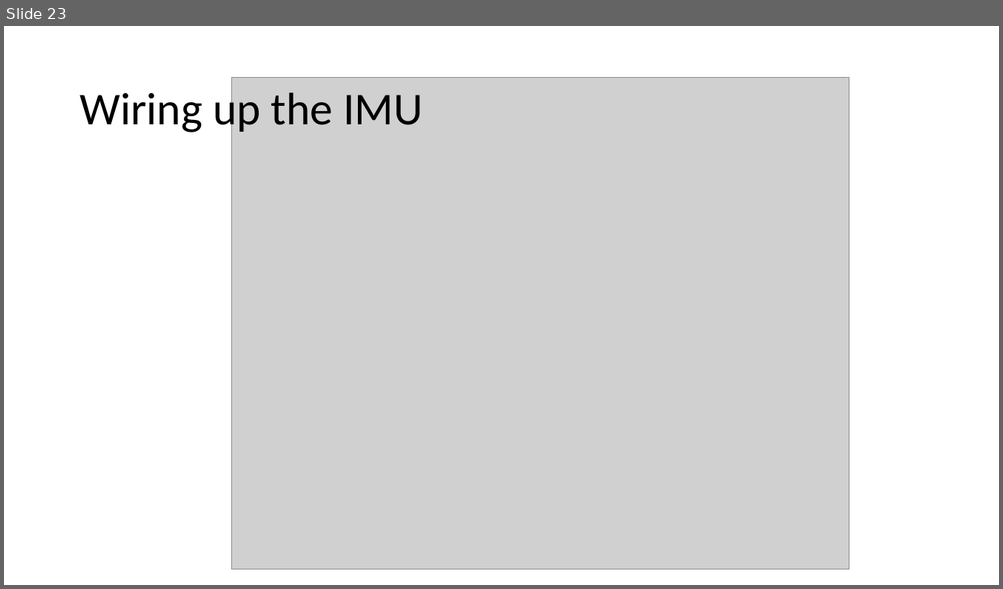
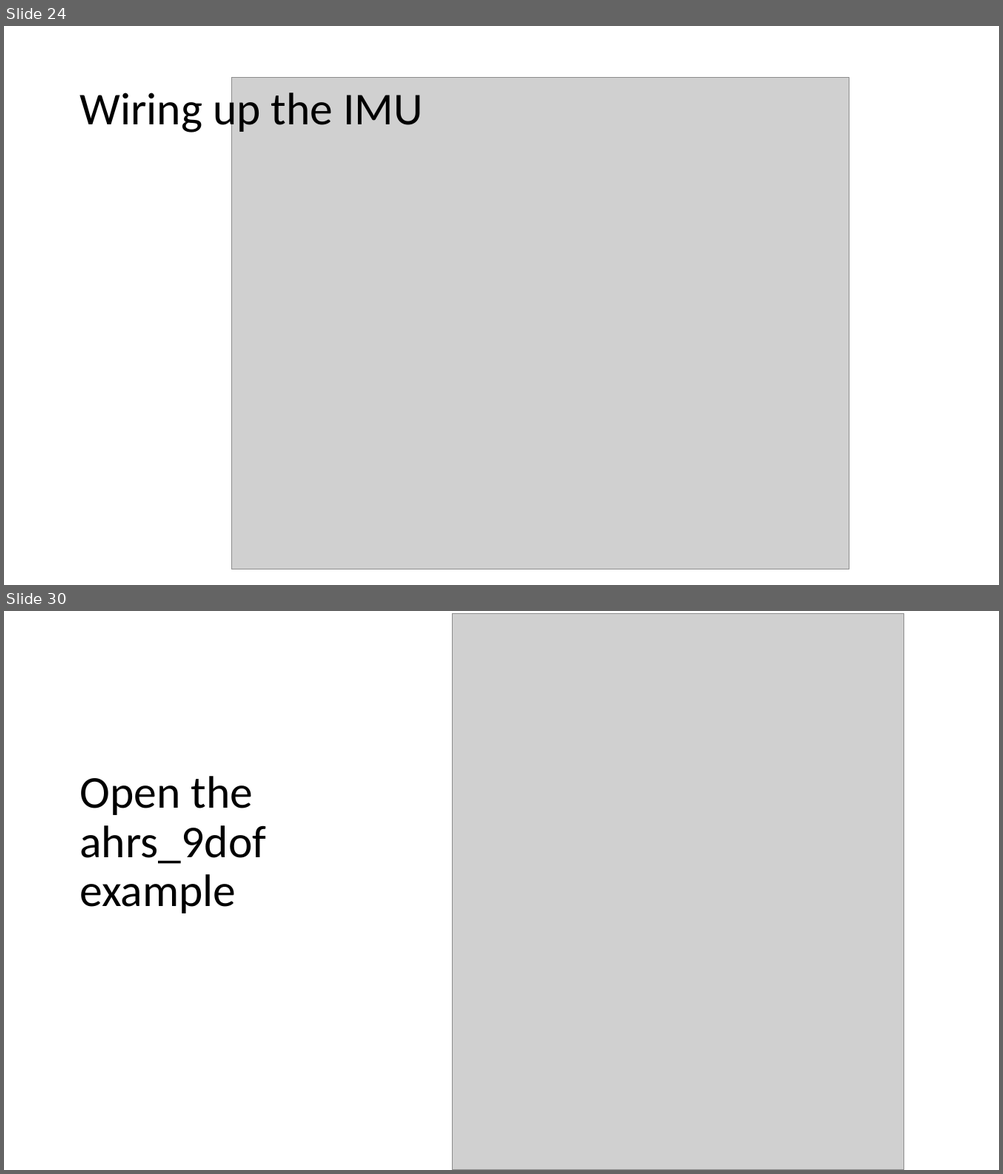
Before and after one commit to logos-electromechanical/SensorWorkshop, a slide deck: presentation/Mobile Sensors Workshop, Part 2.pptx. Shown one above the other, each under a label of ours: slide 23 before the commit, slides 24 and 30 after it; the slides between them are not shown. The pictures are 1003x589 and 1003x1174 pixels, drawn with LibreOffice and Linux fonts; fonts in the diff are those of the drawing; grey boxes stand for pictures. Boxes give left, top, right and bottom in pixels: in the first picture for what was removed or moved away, otherwise in the second. Text is boxed around its words. In the diff, an @@ line names an element or a change of style, - is before the commit and + after.

```diff
--- a/presentation/Mobile Sensors Workshop, Part 2.pptx
+++ b/presentation/Mobile Sensors Workshop, Part 2.pptx
@@ slide 30 added at [4,611,999,1170], background #FFFFFF @@
@@ picture added at [452,613,904,1170] @@
@@ title added at [79,776,266,914], 44 pt, text #000000 @@
+Open the ahrs_9dof example
@@ what was slide 23 is now slide 24 @@
```
Also in this commit, not shown: 1 slide changed, 13 other slides added, 24 other files.
